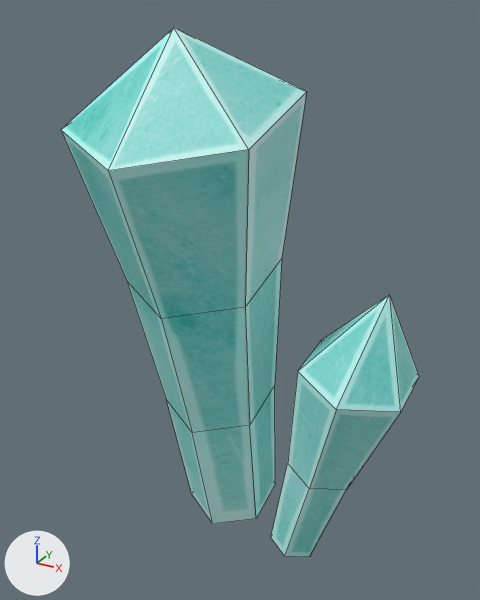
The Blender file Balloon/Crystals2.blend as it was, and as the next commit left it.
Both versions are drawn from a 50 mm camera at (0.642, -1.315, 1.404) aimed at (-0.086, 0.008, 0.743). Every picture has the same lights, and +X, +Y and +Z are marked at lower left. Mesh edges are drawn as thin lines.
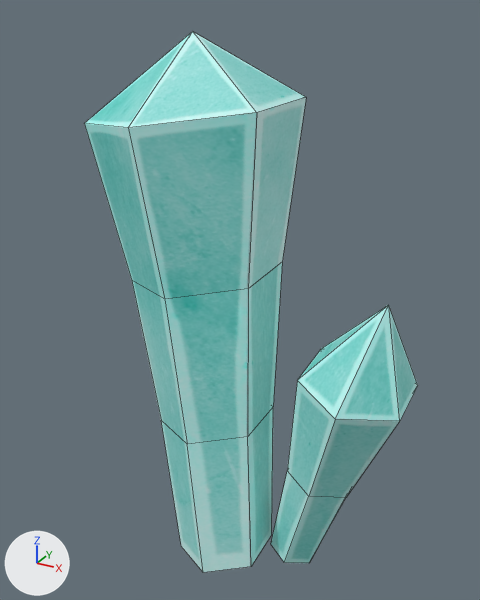
Location of each change, (x1, y1, x2, y2) in pixels of the pictures (480 x 600 px; the box of a moved part takes in the faces that stretch with it):
'Cylinder', reshaped (7% narrower)
    before: (61, 28, 419, 557)
    after: (84, 31, 418, 573)
part 1 of me_cylinder_004, moved or reshaped
    before: (61, 28, 306, 524)
    after: (84, 31, 306, 573)
part 2 of me_cylinder_004, moved or reshaped
    before: (271, 294, 419, 557)
    after: (271, 305, 418, 563)

The change, as a list of edits to the scene's bpy script:
```text
Change me_cylinder_004:
    where me_cylinder_004.from_pydata(...)  # 44 vertices, 44 faces; spans x -0.402..0.36, y -0.347..0.25, z 0.004..1.369
    used by ob_cylinder; location = (0.0, 0.0, 0.0)
    me_cylinder_004 part 1: the loose piece of 25 vertices spanning x -0.402..0.057, y -0.347..0.25, z 0.004..1.369 is multiplied about its middle by the matrix ((0.993, 0.008, -0.121), (0.027, 0.96, 0.278), (0.119, -0.28, 0.953)), then moved by (-0.005, 0.012, -0.009)
    me_cylinder_004 part 2: the loose piece of 19 vertices spanning x 0.025..0.36, y -0.16..0.115, z 0.033..0.854 is moved by (0.0, 0.0, -0.024)
```
